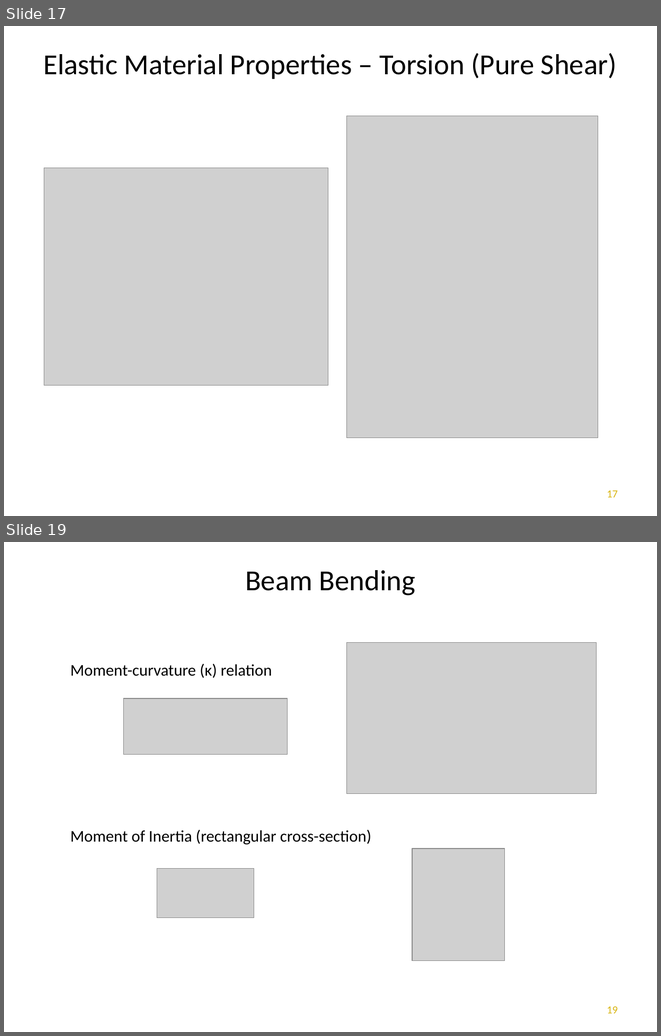
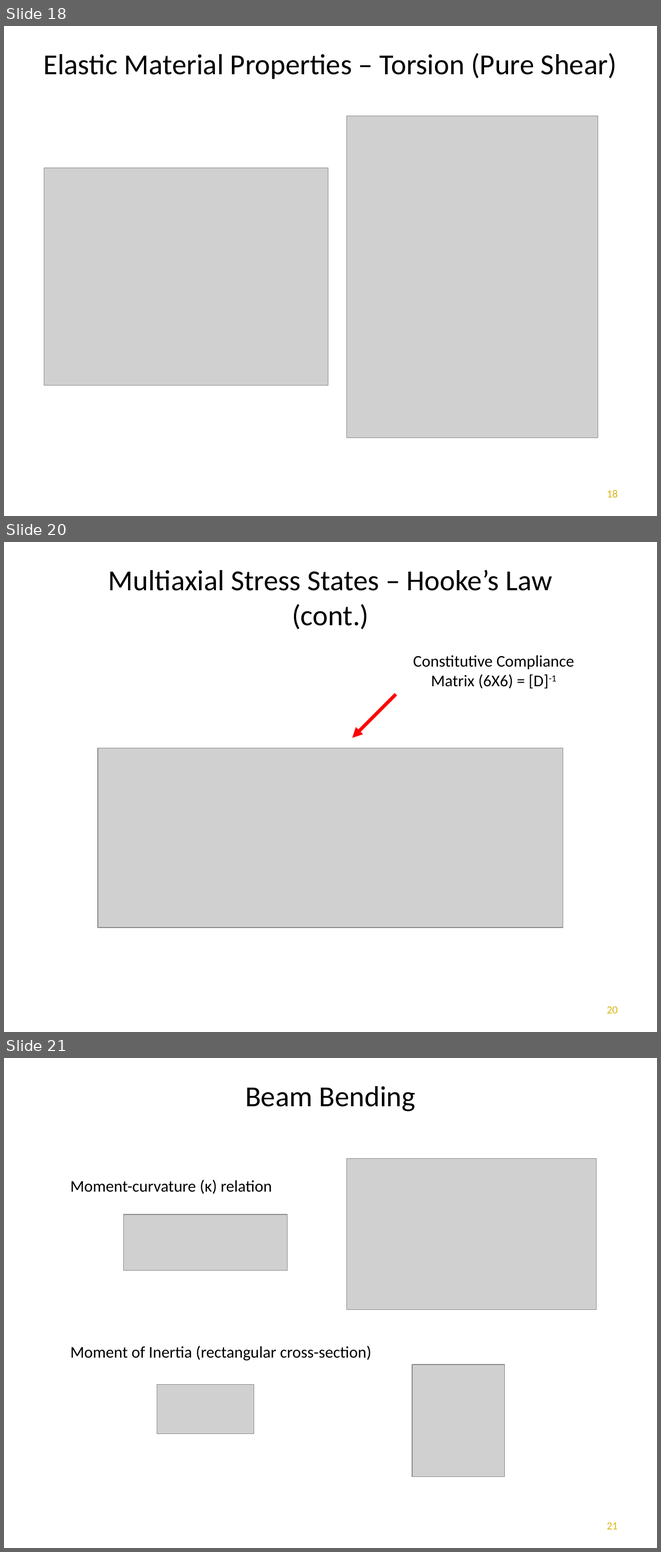
Before and after one commit to dgtaggart/mce466_f21, a slide deck: app.pptx. Shown one above the other, each under a label of ours: slides 17 and 19 before the commit, slides 18, 20 and 21 after it; the slides between them are not shown. The pictures are 661x1036 and 661x1552 pixels, drawn with LibreOffice and Linux fonts; fonts in the diff are those of the drawing; grey boxes stand for pictures; background and template pictures are left out. Boxes give left, top, right and bottom in pixels: in the first picture for what was removed or moved away, otherwise in the second. Text is boxed around its words. In the diff, an @@ line names an element or a change of style, - is before the commit and + after.

```diff
--- a/app.pptx
+++ b/app.pptx
@@ slide 20 added at [4, 542, 657, 1032], background #FFFFFF; not listed: 1 template element that a slide beside it also shows @@
@@ text added at [108, 570, 552, 629], 32 pt, text #000000 @@
+Multiaxial Stress States – Hooke’s Law
+(cont.)
@@ text added at [413, 655, 574, 689], 18 pt, text #000000 @@
+Constitutive Compliance Matrix (6X6) = [D]-1
@@ arrow added from (396, 694) to (352, 738), #FF0000 3.75 pt @@
@@ picture added at [98, 748, 563, 927] @@
@@ what was slide 17 is now slide 18 @@
@@ page number at [607, 490, 618, 497]: text changed @@
-17
+18
@@ what was slide 19 is now slide 21 @@
@@ page number at [607, 1522, 618, 1529]: text changed @@
-19
+21
```
Also in this commit, not shown: 2 slides changed, 1 other slide added, 1 other file.
